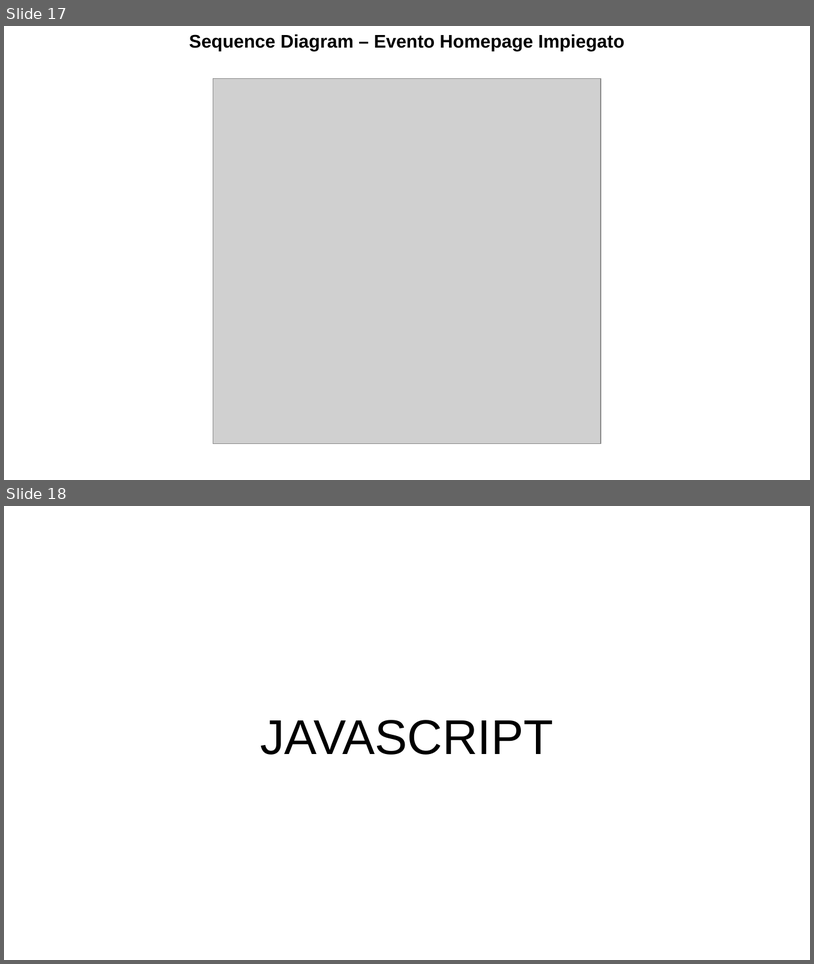
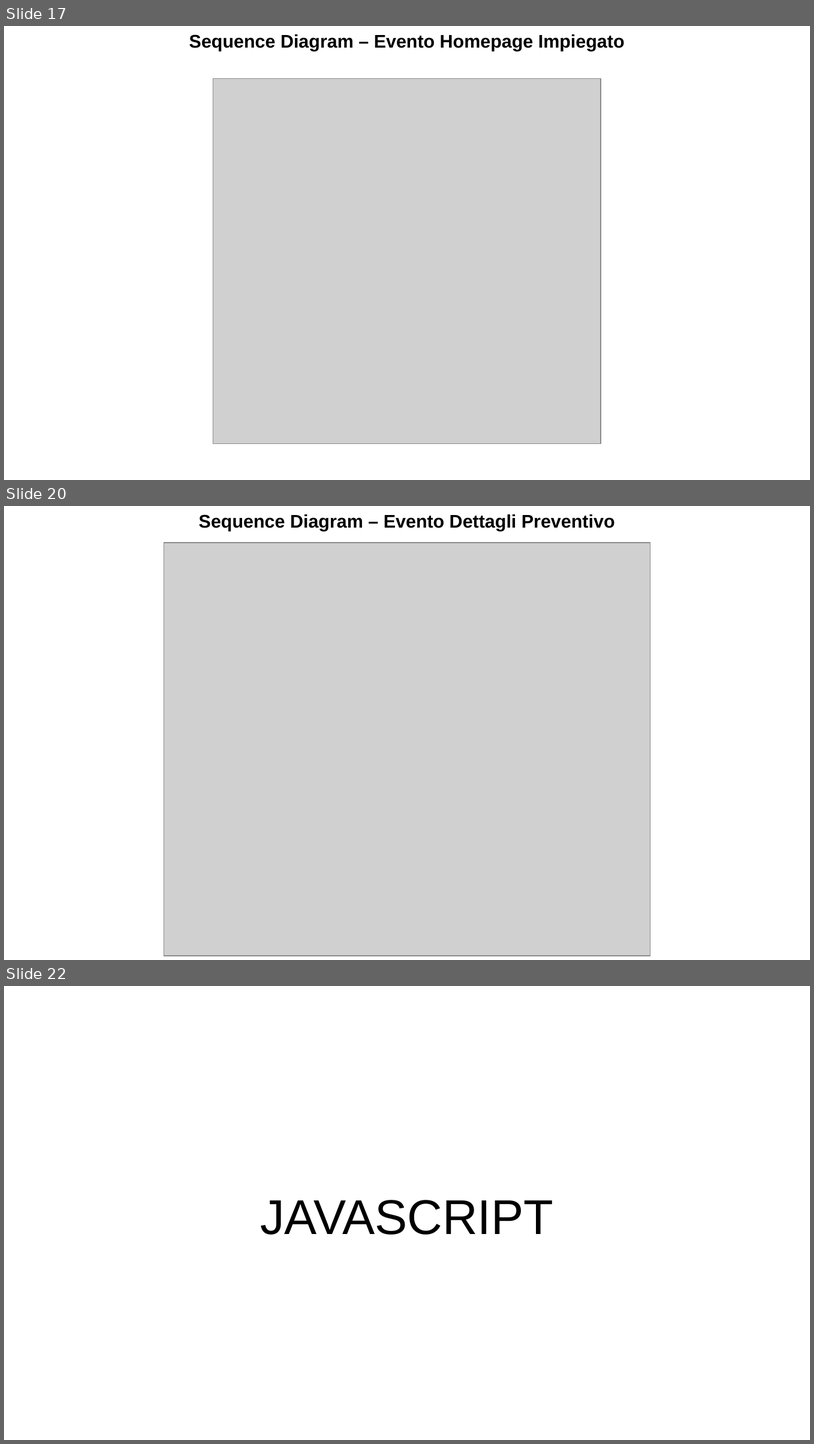
Before and after one commit to jonnysciar/TIW_Project, a slide deck: doc/documentazione.odp. Shown one above the other, each under a label of ours: slides 17 and 18 before the commit, slides 17, 20 and 22 after it; the slides between them are not shown. The pictures are 814x964 and 814x1444 pixels, drawn with LibreOffice and Linux fonts; fonts in the diff are those of the drawing; grey boxes stand for pictures. Boxes give left, top, right and bottom in pixels: in the first picture for what was removed or moved away, otherwise in the second. Text is boxed around its words. In the diff, an @@ line names an element or a change of style, - is before the commit and + after.

Commit message:
HTML sequence diagram complete

```diff
--- a/doc/documentazione.odp
+++ b/doc/documentazione.odp
@@ slide 20 added at [4,506,810,960], background #FFFFFF @@
@@ text added at [199,514,615,531], 18 pt, text #000000, bold @@
+Sequence Diagram – Evento Dettagli Preventivo
@@ picture added at [164,543,651,956] @@
@@ what was slide 18 is now slide 22 @@
```
Also in this commit, not shown: 1 slide changed, 3 other slides added, 16 other files.
